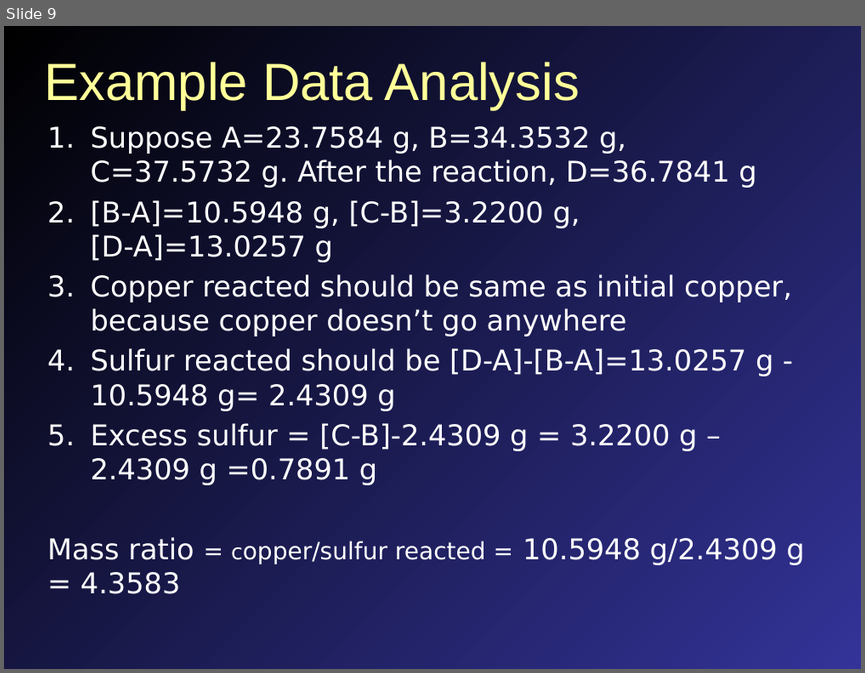
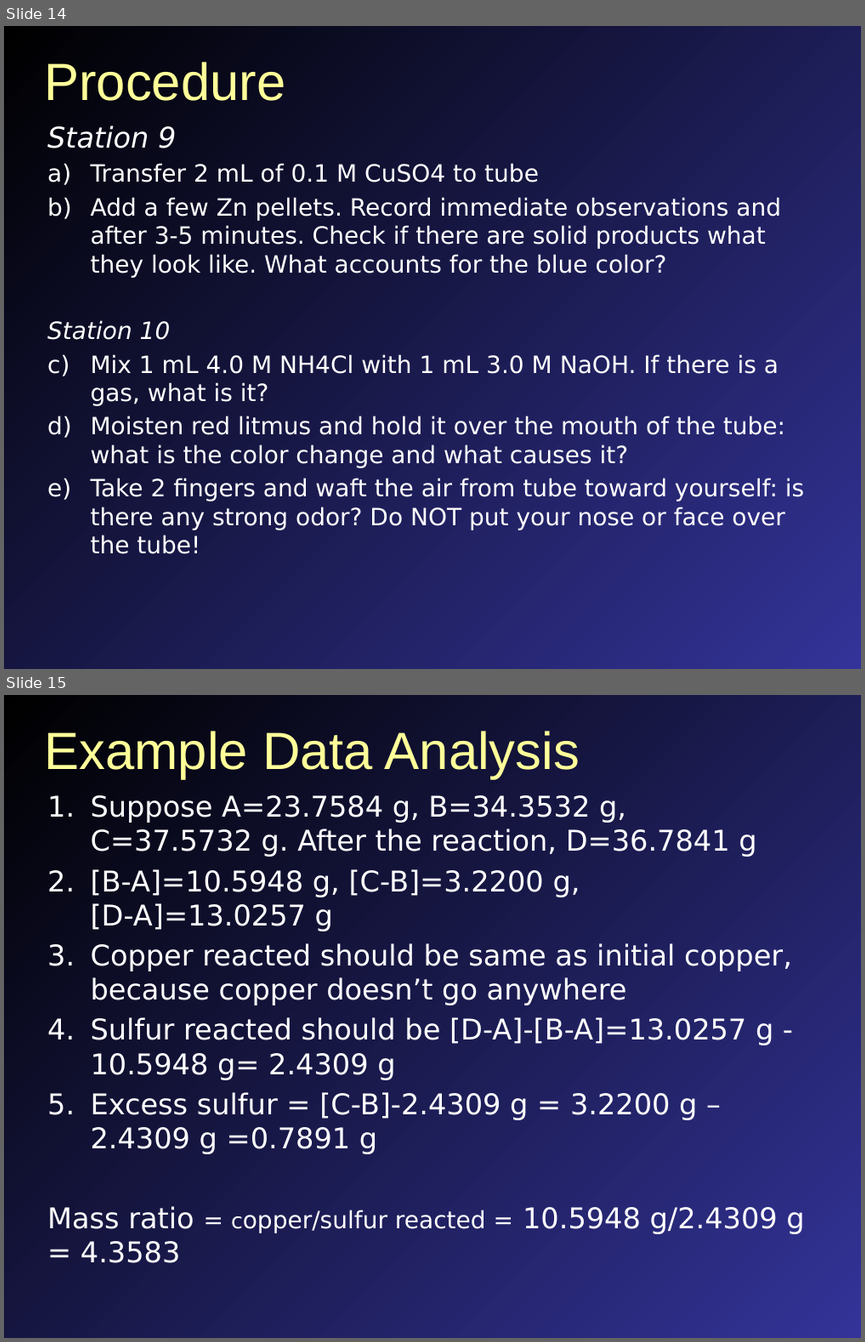
Before and after one commit to mavigozler/mavigozler.github.io, a slide deck: Teaching/Chemistry/Labs/FCC Chem 3A Expt 10a Types of Reactions.pptx. Shown one above the other, each under a label of ours: slide 9 before the commit, slides 14 and 15 after it. The pictures are 865x673 and 865x1342 pixels, drawn with LibreOffice and Linux fonts; fonts in the diff are those of the drawing. Boxes give left, top, right and bottom in pixels: in the first picture for what was removed or moved away, otherwise in the second. Text is boxed around its words. In the diff, an @@ line names an element or a change of style, - is before the commit and + after.

```diff
--- a/Teaching/Chemistry/Labs/FCC Chem 3A Expt 10a Types of Reactions.pptx
+++ b/Teaching/Chemistry/Labs/FCC Chem 3A Expt 10a Types of Reactions.pptx
@@ slide 14 added at bbox=[4, 26, 861, 669], background gradient #000000 to #333399 @@
@@ title added at bbox=[44, 62, 285, 101], 44 pt, text #FFFF99 @@
+Procedure
@@ text added at bbox=[47, 125, 804, 554], 20 pt, text #FFFFFF @@
+Station 9
+a) Transfer 2 mL of 0.1 M CuSO4 to tube
+b) Add a few Zn pellets. Record immediate observations and after 3-5 minutes. Check if there are solid products what they look like. What accounts for the blue color?
+Station 10
+a) Mix 1 mL 4.0 M NH4Cl with 1 mL 3.0 M NaOH. If there is a gas, what is it?
+b) Moisten red litmus and hold it over the mouth of the tube: what is the color change and what causes it?
+c) Take 2 fingers and waft the air from tube toward yourself: is there any strong odor? Do NOT put your nose or face over the tube!
@@ what was slide 9 is now slide 15 @@
```
Also in this commit, not shown: 4 slides changed, 7 other slides added, 2 slides removed, 42 other files.
